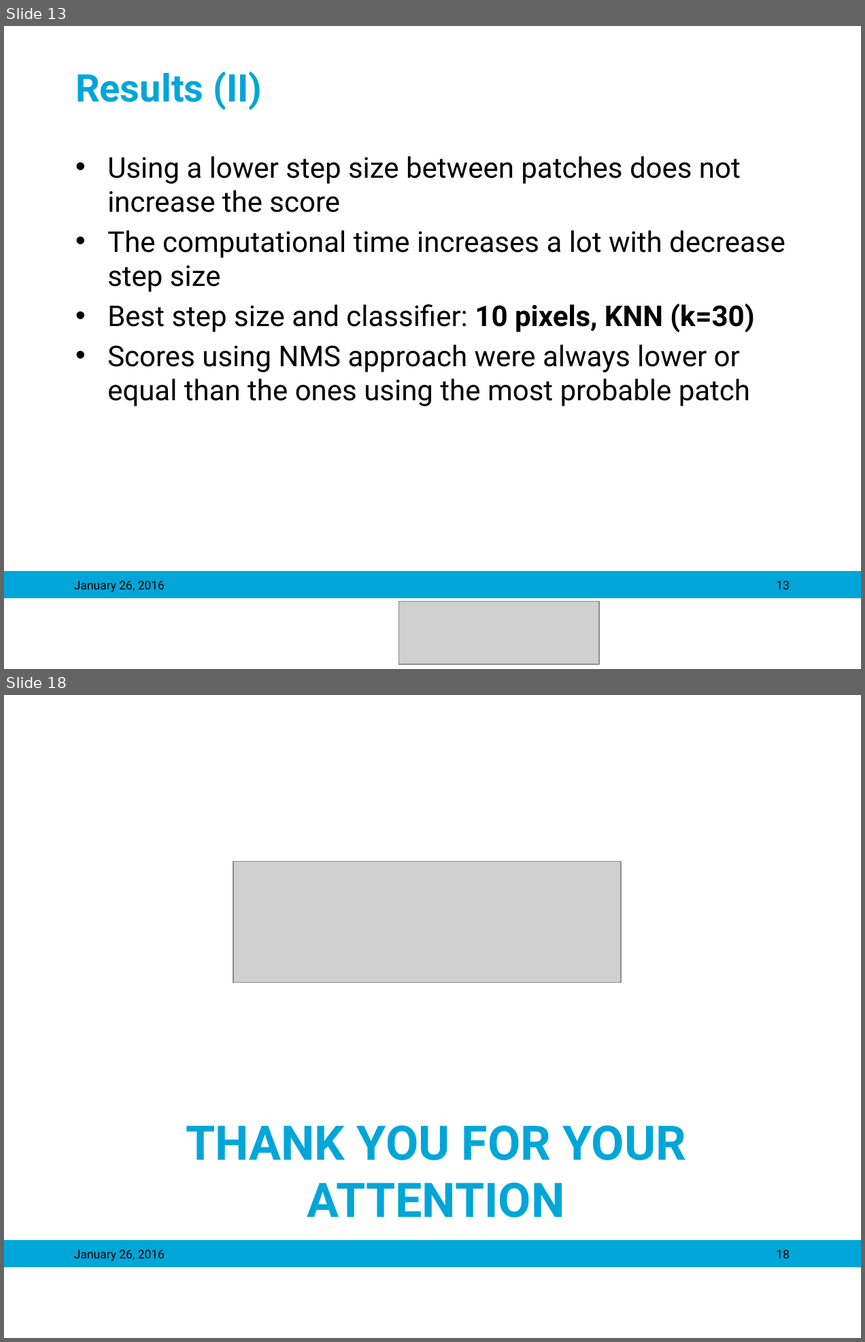
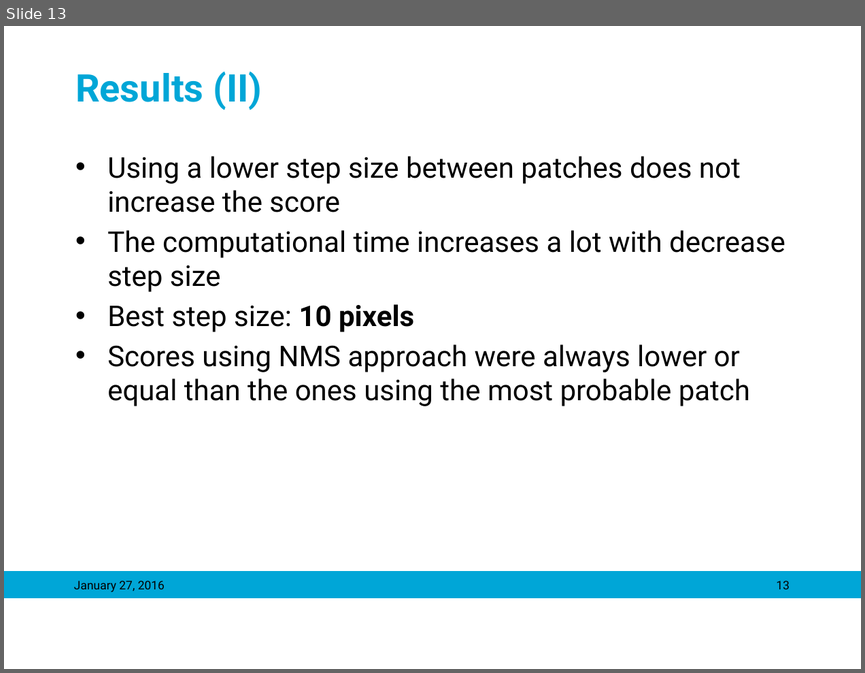
Before and after one commit to mariasv/MM_MedVis_Project, a slide deck: ppt/Object Detection in Medical Images_maria.pptx. Shown one above the other, each under a label of ours: slides 13 and 18 before the commit, slide 13 after it; the slides between them are not shown. The pictures are 865x1342 and 865x673 pixels, drawn with LibreOffice and Linux fonts; fonts in the diff are those of the drawing; grey boxes stand for pictures; background and template pictures are left out. Boxes give left, top, right and bottom in pixels: in the first picture for what was removed or moved away, otherwise in the second. Text is boxed around its words. In the diff, an @@ line names an element or a change of style, - is before the commit and + after.

```diff
--- a/ppt/Object Detection in Medical Images_maria.pptx
+++ b/ppt/Object Detection in Medical Images_maria.pptx
@@ slide 18 removed at (x1=4, y1=695, x2=861, y2=1338), background #FFFFFF; not listed: 1 template element that a slide beside it also shows @@
@@ picture removed at (x1=234, y1=861, x2=621, y2=983) @@
@@ title removed at (x1=186, y1=1125, x2=686, y2=1217) @@
-THANK YOU FOR YOUR ATTENTION
@@ text removed at (x1=74, y1=1249, x2=164, y2=1261) @@
-January 26, 2016
@@ page number removed at (x1=776, y1=1249, x2=789, y2=1258) @@
-18
@@ slide 13 changed as well @@
@@ text at (x1=107, y1=304, x2=414, y2=332): text changed @@
-• Best step size and classifier: 10 pixels, KNN (k=30)
+• Best step size: 10 pixels
@@ text at (x1=74, y1=580, x2=164, y2=592): text changed @@
-January 26, 2016
+January 27, 2016
@@ picture removed at (x1=399, y1=601, x2=600, y2=663) @@
```
Also in this commit, not shown: 14 other slides changed, 2 slides added, 2 other slides removed.
